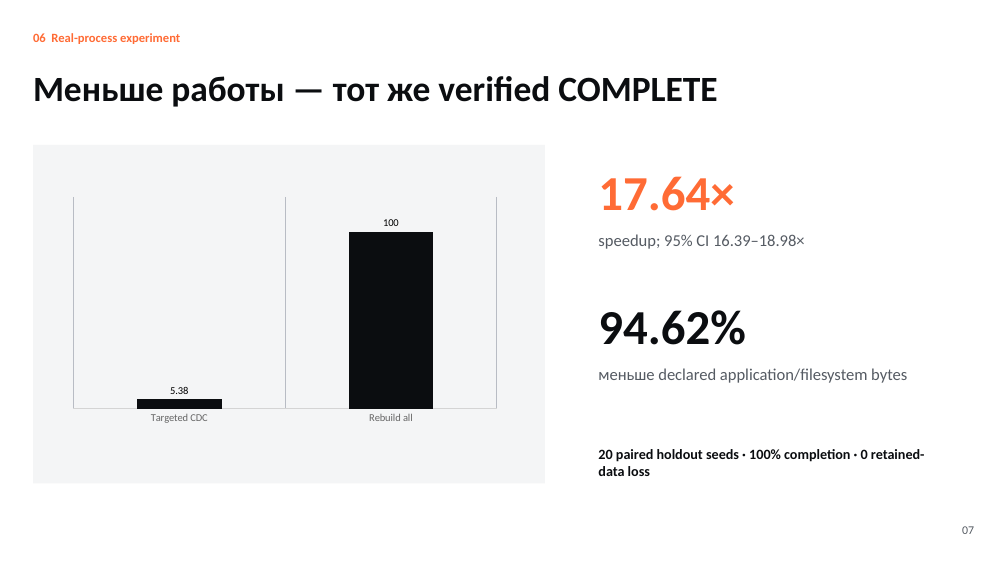
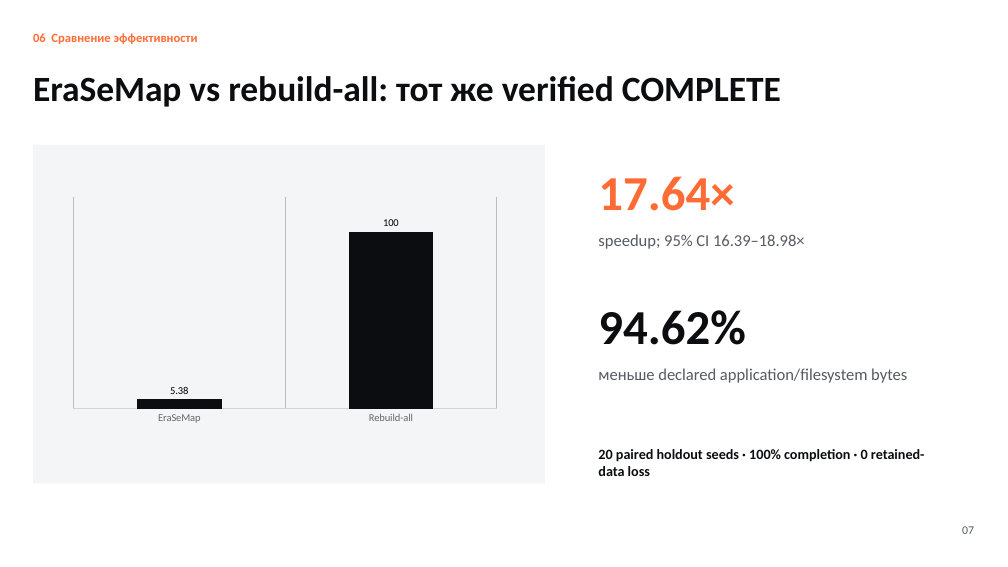
Before and after one commit to nazkari86-lab/erasemap, a slide deck: slide 7 of competition/EraSeMap_RKNP_ISEF_RU.pptx. Drawn at 1008x567 pixels with LibreOffice and Linux fonts; fonts in the diff are those of the drawing. Boxes give left, top, right and bottom in pixels: in the first picture for what was removed or moved away, otherwise in the second. Text is boxed around its words. In the diff, an @@ line names an element or a change of style, - is before the commit and + after.

```diff
--- a/competition/EraSeMap_RKNP_ISEF_RU.pptx
+++ b/competition/EraSeMap_RKNP_ISEF_RU.pptx
@@ text at bbox=[33, 33, 198, 44]: text changed @@
-06 Real-process experiment
+06 Сравнение эффективности
@@ text at bbox=[33, 76, 781, 107]: text changed @@
-Меньше работы — тот же verified COMPLETE
+EraSeMap vs rebuild-all: тот же verified COMPLETE
@@ column chart at bbox=[64, 192, 505, 428] @@
-categories: Targeted CDC, Rebuild all
+categories: EraSeMap, Rebuild-all
```
Also in this commit, not shown: 9 other slides changed, 30 other files.
